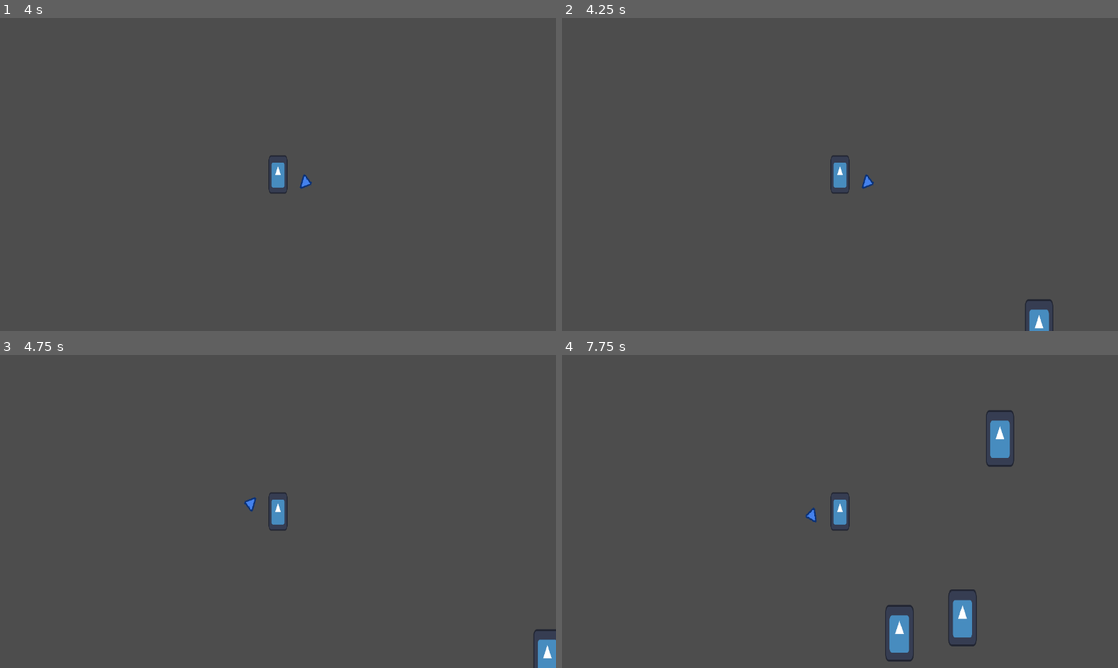
Above: before the commit, frames 1-4 (two rows, left to right).
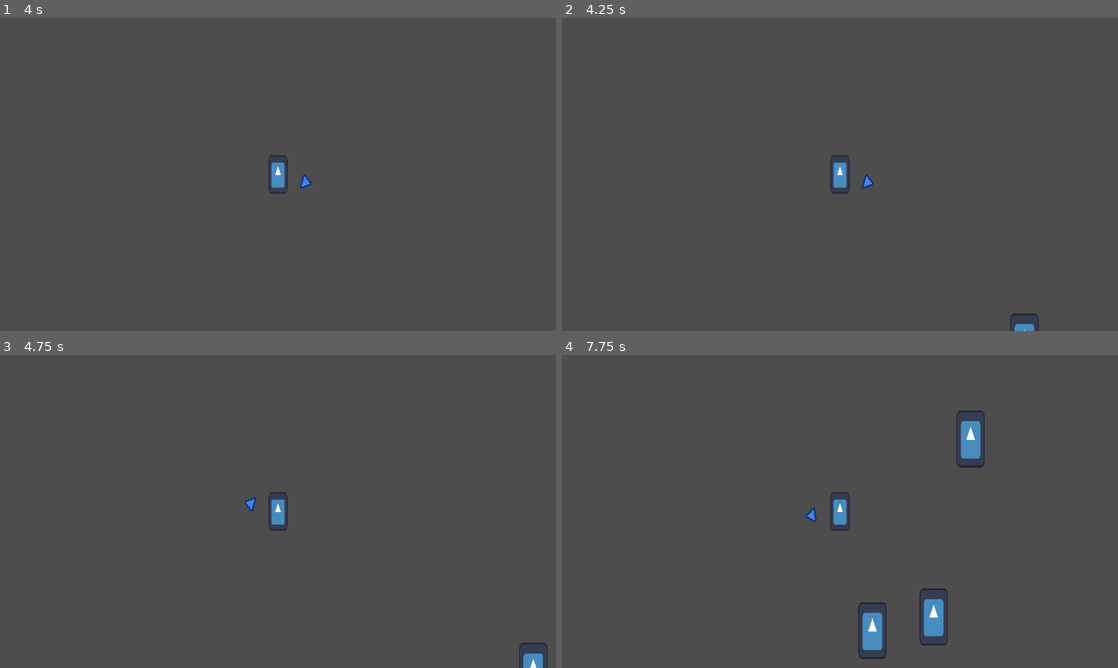
Above: after the commit, the same moments.

Repository: freddder/GMTK_Jam_2024
Game: Godot game, scene res://scenes/main_level.tscn
The game is run twice, just before and just after one commit, with the same random seed, the same clock (stepped at 60 frames per second) and the same inputs. The engine's default icon, where the game draws it, is replaced by a stand-in: a white triangle on a blue panel in a dark square.
Inputs (mouse positions are in pixels of both pictures, inside the frame that each line leads up to):
- Up to frame 1 (4 s): tap Enter at 0.5, 2, 3.5 s; move the mouse to (400, 158) at 0.52 s; hold D (move_right) 0.53-1.28 s; tap Space (heavy_attack) at 0.6, 1.25, 2.3, 2.75, 2.85 s; click (400, 158) at 0.8 s; move the mouse to (166, 190) at 1.27 s; hold S (move_down) 1.28-2.03 s; click (166, 190) at 1.35 s; right-click (166, 190) at 1.55 s; move the mouse to (333, 105) at 2.02 s; hold D (move_right) 2.03-2.78 s; right-click (333, 105) at 2.1 s; move the mouse to (250, 237) at 2.77 s; hold W (move_up) 2.78-3.53 s; click (250, 237) at 3.05 s; move the mouse to (444, 221) at 3.52 s; hold A (move_left) from 3.53 s (still down); click (444, 221) at 3.6 s; right-click (444, 221) at 3.8 s
- Up to frame 2 (4.25 s): keep holding A (move_left)
- Up to frame 3 (4.75 s): keep holding A (move_left); move the mouse to (111, 464) at 4.27 s; right-click (111, 464) at 4.35 s; tap Space (heavy_attack) at 4.55 s
- Up to frame 4 (7.75 s): move the mouse to (867, 511) at 5.02 s; release A (move_left) at 5.03 s; hold S (move_down) 5.03-5.78 s; tap Space (heavy_attack) at 5.1, 6.8, 7.35 s; click (867, 511) at 5.3 s; move the mouse to (756, 433) at 5.77 s; hold D (move_right) 5.78-6.53 s; click (756, 433) at 5.85 s; right-click (756, 433) at 6.05 s; move the mouse to (962, 495) at 6.52 s; hold W (move_up) 6.53-7.28 s; right-click (962, 495) at 6.6 s; move the mouse to (728, 527) at 7.27 s; hold D (move_right) from 7.28 s (still down); click (728, 527) at 7.55 s

Frame 1 is identical in both runs. In frame 2, 0.4% of the frame differs, in the area x 80-89%, y 89-100%; in frame 3, 0.4%; in frame 4, 3.3%, in the area x 53-82%, y 17-98%.

Commit message:
attack cooldown

Diff:
--- a/scripts/enemy.gd
+++ b/scripts/enemy.gd
@@ -37,7 +37,6 @@
 func take_hit(damage: float, knockback_strength: float) -> void:
 	health -= damage
 	pending_knockback_strength += knockback_strength
-	print(damage)
 	if health <= 0:
 		die()
 
--- a/scripts/player.gd
+++ b/scripts/player.gd
@@ -25,18 +25,20 @@
 @export var swing_angle_limit: float = 230.0
 @export var default_swing_damage: float = 15.0
 @export var default_swing_knockback_strength: float = 25.0
-@export var default_swing_cooldown: float = 0.2
+@export var default_swing_cooldown: float = 0.3
 
 @export_category("Thrust")
 @export var default_thrust_radius: float = 100.0
 @export var default_thrust_thickness: float = 35.0
 @export var default_thrust_damage: float = 20.0
 @export var default_thrust_knockback_strength: float = 37.5
+@export var default_thrust_cooldown: float = 0.4
 
 @export_category("Ground Pound")
 @export var default_ground_pound_radius: float = 100.0
 @export var default_ground_pound_damage: float = 30.0
 @export var default_ground_pound_knockback_strength: float = 50.0
+@export var default_ground_pound_cooldown: float = 0.7
 
 @export_category("Charge")
 @export var charge_speed: float = 1.0
@@ -50,6 +52,12 @@
 var active_attack_zone_data: AttackZoneData
 var attack_area_color: Color = Color.RED
 var attack_area_arc_segments: float = 0
+
+var last_attack_end_time: Dictionary = {
+	AttackType.Swing: -2.0,
+	AttackType.Thrust: -2.0,
+	AttackType.GroundPound: -2.0,
+}
 
 
 func _ready() -> void:
@@ -260,10 +268,32 @@
 	attack_charge_start_time = Time.get_ticks_msec()
 
 
+func save_attack_end_time() -> void:
+	assert(last_attack_end_time.has(charging_attack_type))
+	last_attack_end_time[charging_attack_type] = Time.get_ticks_msec()
+
+
+func handle_sound_on_attack_release() -> void:
+	$ChargeSFX.stop()
+
+	match charging_attack_type:
+		AttackType.Swing: $SwingSFX.play()
+		AttackType.Thrust: pass
+		AttackType.GroundPound: pass
+
+
+func on_attack_released() -> void:
+	save_attack_end_time()
+	handle_sound_on_attack_release()
+	clear_attack_data()
+
+
 func handle_primary_attack_input(event: InputEvent) -> void:
 	var attack_type := AttackType.Swing
 	var action_name := "primary_attack"
-	if !is_charging_attack() && event.is_action_pressed(action_name):
+	if (!is_charging_attack()
+		&& !is_attack_on_cooldown(attack_type)
+		&& event.is_action_pressed(action_name)):
 		on_attack_started_charging(attack_type)
 
 	if charging_attack_type == attack_type && event.is_action_released(action_name):
@@ -279,16 +309,15 @@
 			if active_attack_zone_data.start_angle <= angle_to && active_attack_zone_data.end_angle >= angle_to:
 				enemy.take_hit(scale_damage(default_swing_damage), scale_knockback(default_swing_knockback_strength))
 
-		$ChargeSFX.stop()
-		$SwingSFX.play()
-
-		clear_attack_data()
+		on_attack_released()
 
 
 func handle_secondary_attack_input(event: InputEvent) -> void:
 	var attack_type := AttackType.Thrust
 	var action_name := "secondary_attack"
-	if !is_charging_attack() && event.is_action_pressed(action_name):
+	if (!is_charging_attack()
+		&& !is_attack_on_cooldown(attack_type)
+		&& event.is_action_pressed(action_name)):
 		on_attack_started_charging(attack_type)
 
 	if charging_attack_type == attack_type && event.is_action_released(action_name):
@@ -304,15 +333,15 @@
 			var collider := $AttackShapeCast2D.get_collider(collider_index) as EnemyCharacter
 			collider.take_hit(scale_damage(default_thrust_damage), scale_knockback(default_thrust_knockback_strength))
 
-		$ChargeSFX.stop()
-
-		clear_attack_data()
+		on_attack_released()
 
 
 func handle_heavy_attack_input(event: InputEvent) -> void:
 	var attack_type := AttackType.GroundPound
 	var action_name := "heavy_attack"
-	if !is_charging_attack() && event.is_action_pressed(action_name):
+	if (!is_charging_attack()
+		&& !is_attack_on_cooldown(attack_type)
+		&& event.is_action_pressed(action_name)):
 		on_attack_started_charging(attack_type)
 
 	if charging_attack_type == attack_type && event.is_action_released(action_name):
@@ -325,9 +354,7 @@
 			var collider := $AttackShapeCast2D.get_collider(collider_index) as EnemyCharacter
 			collider.take_hit(scale_damage(default_ground_pound_damage), scale_knockback(default_ground_pound_knockback_strength))
 
-		$ChargeSFX.stop()
-
-		clear_attack_data()
+		on_attack_released()
 
 
 func _input(event: InputEvent) -> void:
@@ -363,3 +390,22 @@
 
 func scale_knockback(knockback_strength: float) -> float:
 	return minf(knockback_limit, knockback_strength * pow(get_charge_power(), 1.1))
+
+
+func get_elapsed_time_since_attack_end(attack_type: AttackType) -> float:
+	assert(last_attack_end_time.has(attack_type))
+	return (Time.get_ticks_msec() - last_attack_end_time.get(attack_type)) / 1000.0
+
+
+func get_attack_type_cooldown(attack_type: AttackType) -> float:
+	var cooldown: float = -1.0
+	match attack_type:
+		AttackType.Swing: cooldown = default_swing_cooldown
+		AttackType.Thrust: cooldown = default_thrust_cooldown
+		AttackType.GroundPound: cooldown = default_ground_pound_cooldown
+
+	return cooldown
+
+
+func is_attack_on_cooldown(attack_type: AttackType) -> bool:
+	return get_attack_type_cooldown(attack_type) > get_elapsed_time_since_attack_end(attack_type)
